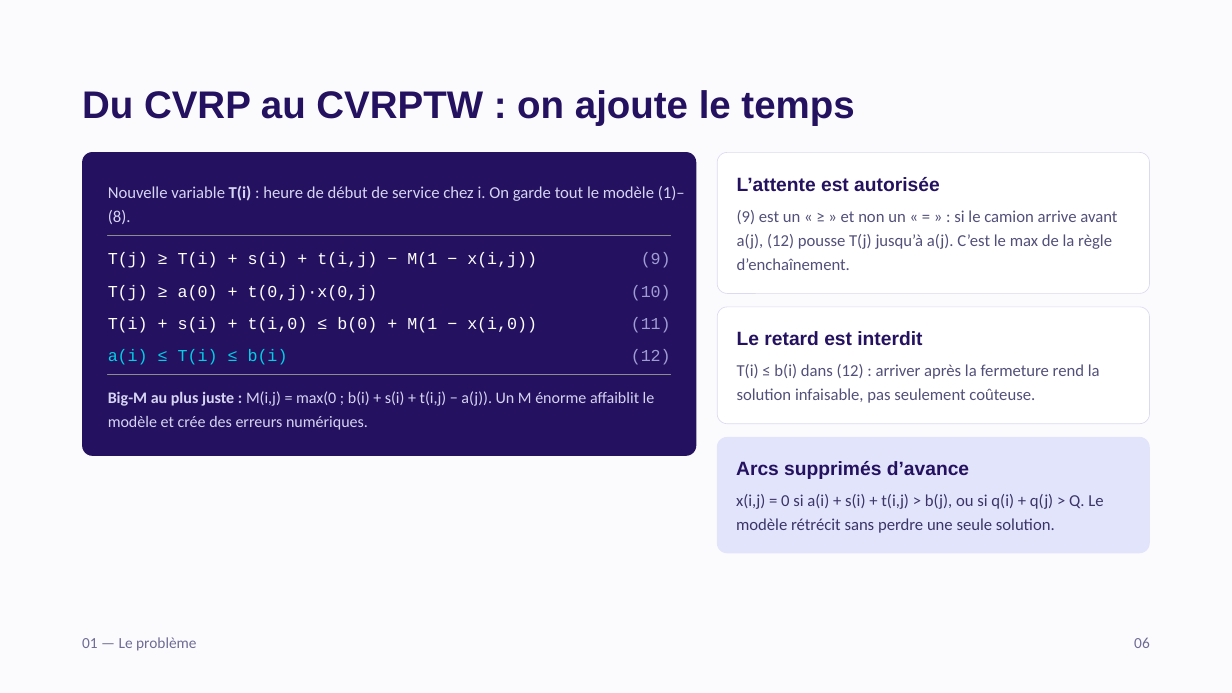
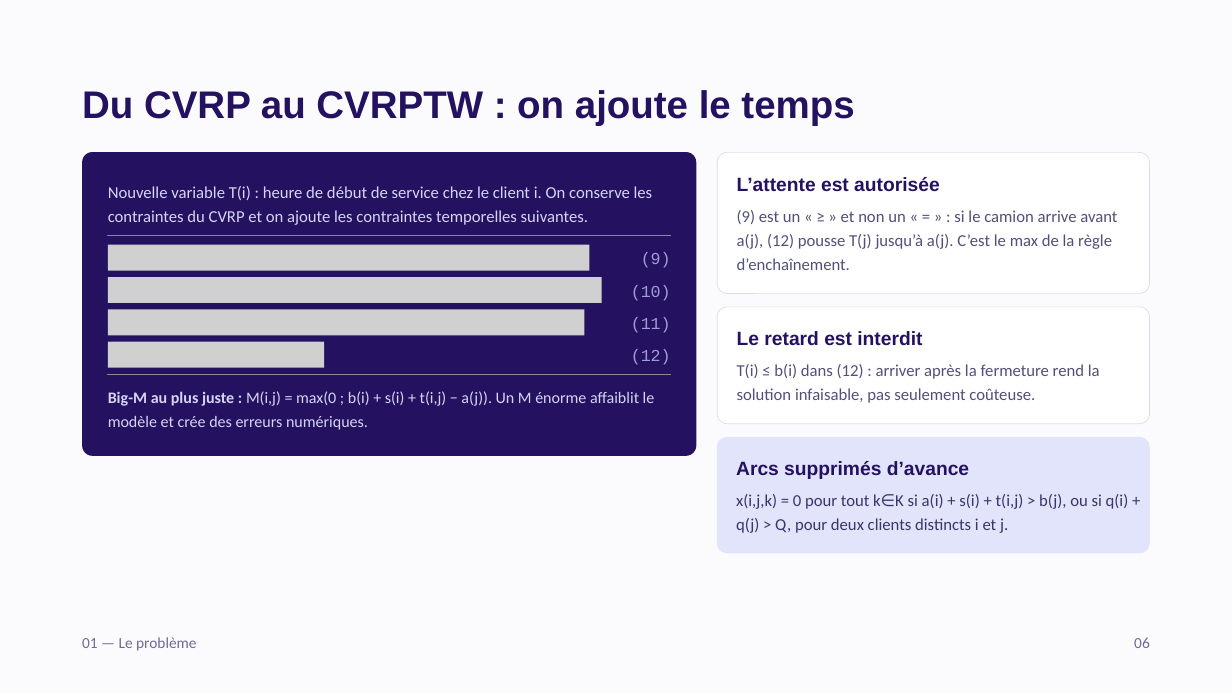
Before and after one commit to PerfectKars/tournees-livraison-cvrptw, a slide deck: slide 6 of livrables/Presentation_CVRPTW.pptx. Drawn at 1232x693 pixels with LibreOffice and Linux fonts; fonts in the diff are those of the drawing; grey boxes stand for pictures. Boxes give left, top, right and bottom in pixels: in the first picture for what was removed or moved away, otherwise in the second. Text is boxed around its words. In the diff, an @@ line names an element or a change of style, - is before the commit and + after.

Commit message:
add : powerpoint presentation

```diff
--- a/livrables/Presentation_CVRPTW.pptx
+++ b/livrables/Presentation_CVRPTW.pptx
@@ text at bbox=[108, 186, 653, 225]: text changed @@
-Nouvelle variable T(i) : heure de début de service chez i. On garde tout le modèle (1)–(8).
+Nouvelle variable T(i) : heure de début de service chez le client i. On conserve les contraintes du CVRP et on ajoute les contraintes temporelles suivantes.
@@ text removed at bbox=[108, 252, 537, 268] @@
-T(j) ≥ T(i) + s(i) + t(i,j) − M(1 − x(i,j))
@@ picture added at bbox=[108, 245, 590, 271] @@
@@ text removed at bbox=[108, 285, 378, 301] @@
-T(j) ≥ a(0) + t(0,j)·x(0,j)
@@ picture added at bbox=[108, 277, 603, 303] @@
@@ text removed at bbox=[108, 317, 537, 333] @@
-T(i) + s(i) + t(i,0) ≤ b(0) + M(1 − x(i,0))
@@ picture added at bbox=[108, 310, 585, 335] @@
@@ text removed at bbox=[108, 349, 288, 365] @@
-a(i) ≤ T(i) ≤ b(i)
@@ picture added at bbox=[108, 342, 324, 368] @@
@@ text at bbox=[736, 494, 1129, 533]: text changed @@
-x(i,j) = 0 si a(i) + s(i) + t(i,j) > b(j), ou si q(i) + q(j) > Q. Le modèle rétrécit sans perdre une seule solution.
+x(i,j,k) = 0 pour tout k∈K si a(i) + s(i) + t(i,j) > b(j), ou si q(i) + q(j) > Q, pour deux clients distincts i et j.
```
Also in this commit, not shown: 3 other slides changed, 1 other file.
